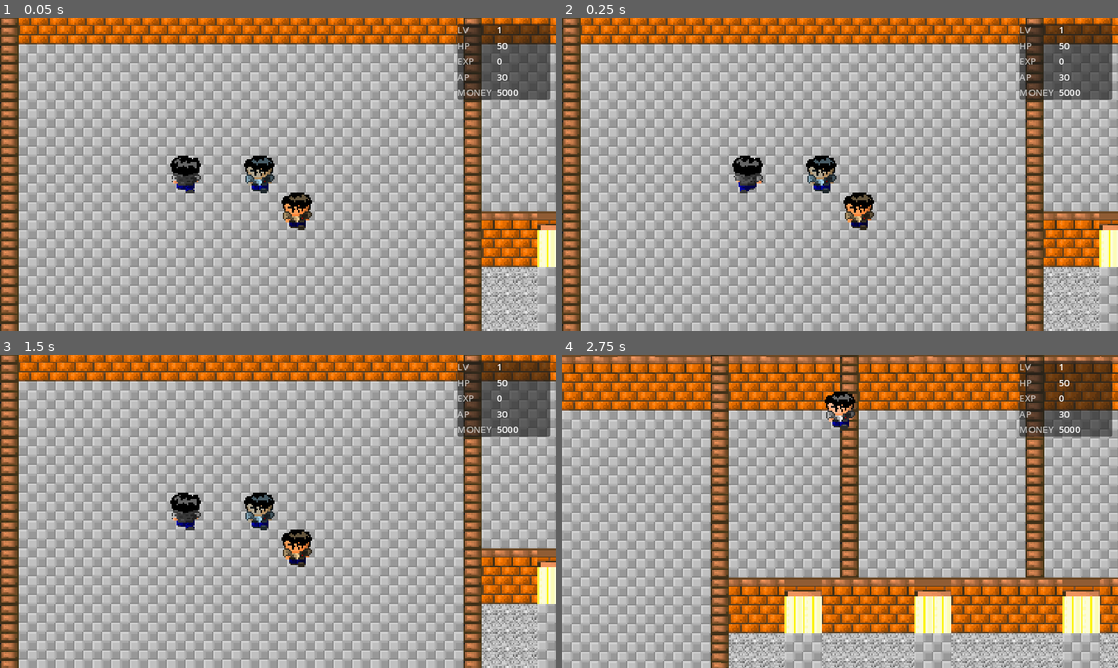
Above: before the commit, frames 1-4 (two rows, left to right).
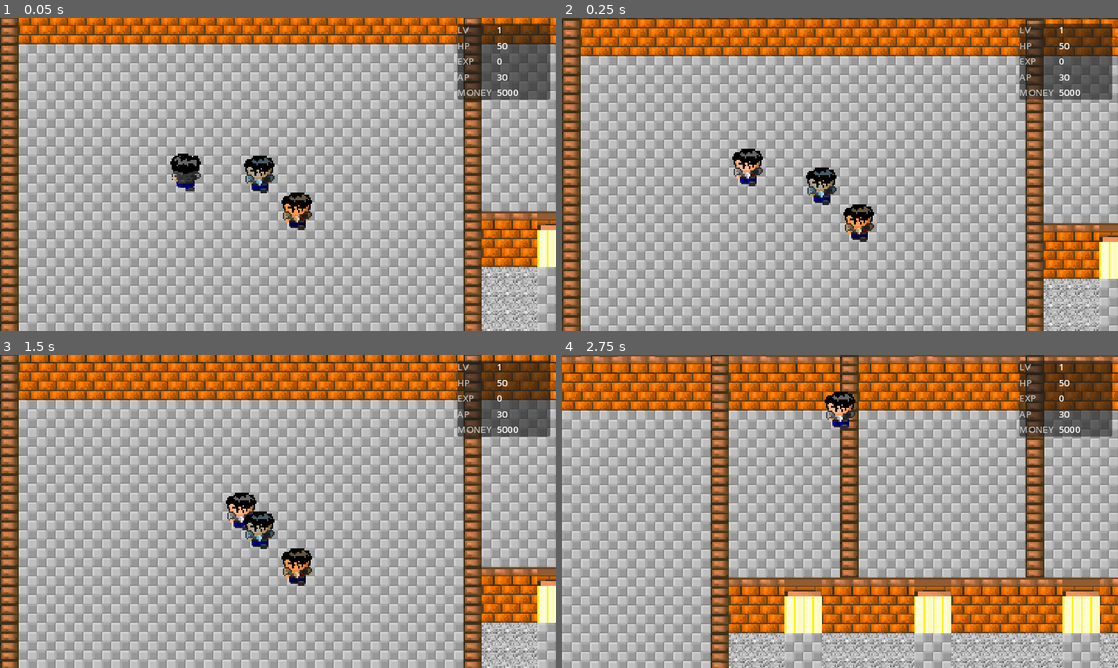
Above: after the commit, the same moments.

Repository: omempty/busidol
Game: Godot game, scene res://tests/smoke_field.tscn
The game is run twice, just before and just after one commit, with the same random seed, the same clock (stepped at 60 frames per second) and the same inputs. This scene is started directly instead of the project's main scene.
Inputs (mouse positions are in pixels of both pictures, inside the frame that each line leads up to):
- Up to frame 1 (0.05 s): no input
- Up to frame 2 (0.25 s): no input
- Up to frame 3 (1.5 s): tap Enter (menu) at 0.5 s; move the mouse to (400, 495) at 0.52 s; hold Right (move_right) 0.53-1.25 s; hold Space (interact) 0.53-1.25 s; click (400, 495) at 0.67 s; drag from (166, 527) to (250, 574) at 1.27 s
- Up to frame 4 (2.75 s): move the mouse to (895, 442) at 2.02 s; hold Right (move_right) from 2.03 s (still down); hold Space (interact) from 2.03 s (still down)

The runs differ from the first frame. In frame 1, 0.2% of the frame differs, in the area x 30-37%, y 43-56%; in frame 2, 70%, in the area x 0-100%, y 0-100%; in frame 3, 13%; in frame 4, nothing differs.

Commit message:
fix: 필드 이동 불가 근본 수정 + F2→F3 계단 잠금 게이트 적용
- grid_mover: 트리 밖 노드 create_tween 실패로 보행 영구 잠금되던 버그(body 기준 생성),
  enabled 미검사로 대화·컷신 중 잠금이 무효이던 버그 수정
- transition_gate: process_physics_priority 선처리로 문/계단 판정 레이스 해소,
  스팸성 디버그 print 제거
- transitions.json: 상행 계단 guard 3분할 — F2→F3만 Q_F2_POSTER 게이트
- self_check: 전환 게이트 프루브 추가(guard 중복·requires_flag 참조 검증)
- sprite_sets/npc_entity: NPC 전용 시트(<id>_original/_remake) 우선 조회+플레이스홀더 폴백
- smoke_field/transitions: 정상화된 보행·잠금 동작 기준으로 검증 교정

검증실행.bat 10단계 ALL GATES PASSED

Diff:
--- a/remakes/sidol_godot/data/maps/transitions.json
+++ b/remakes/sidol_godot/data/maps/transitions.json
@@ -3,12 +3,33 @@
   "_comment": "층 전환 정의 — 원작 walk_floor()/floor_move() 좌표 데이터화(GOODITEM.C L1374). dir=트리거 입력 방향, guard=층 범위 클램프. requires_flag는 Phase 7 마스터 게이트(Q_F2_POSTER 등)에서 채움. [8/25] center 계단 guard에서 F0 제외 — 원본 F0.MAP 대조 결과 지하는 동측(east) 계단만 연결(center 앵커/착지가 F0에서 벽). east는 F0↔F1 포함 전 층 유효.",
   "transitions": [
     {
-      "id": "stairs_center_up",
+      "id": "stairs_center_up_f1",
       "anchor": [100, 63],
       "trigger_dir": "down",
       "floor_delta": 1,
       "spawn_offset": [3, -2],
       "guard_min_floor": 1,
+      "guard_max_floor": 1,
+      "requires_flag": null
+    },
+    {
+      "id": "stairs_center_up_f2",
+      "_comment": "F2→F3 마스터 게이트 — 포스터 퀘스트(Q_F2_POSTER) 완료 시 개방",
+      "anchor": [100, 63],
+      "trigger_dir": "down",
+      "floor_delta": 1,
+      "spawn_offset": [3, -2],
+      "guard_min_floor": 2,
+      "guard_max_floor": 2,
+      "requires_flag": "Q_F2_POSTER"
+    },
+    {
+      "id": "stairs_center_up_f3",
+      "anchor": [100, 63],
+      "trigger_dir": "down",
+      "floor_delta": 1,
+      "spawn_offset": [3, -2],
+      "guard_min_floor": 3,
       "guard_max_floor": 4,
       "requires_flag": null
     },
@@ -23,12 +44,33 @@
       "requires_flag": null
     },
     {
-      "id": "stairs_east_up",
+      "id": "stairs_east_up_f01",
       "anchor": [169, 60],
       "trigger_dir": "down",
       "floor_delta": 1,
       "spawn_offset": [8, -2],
       "guard_min_floor": 0,
+      "guard_max_floor": 1,
+      "requires_flag": null
+    },
+    {
+      "id": "stairs_east_up_f2",
+      "_comment": "F2→F3 마스터 게이트 — center와 동일 조건",
+      "anchor": [169, 60],
+      "trigger_dir": "down",
+      "floor_delta": 1,
+      "spawn_offset": [8, -2],
+      "guard_min_floor": 2,
+      "guard_max_floor": 2,
+      "requires_flag": "Q_F2_POSTER"
+    },
+    {
+      "id": "stairs_east_up_f34",
+      "anchor": [169, 60],
+      "trigger_dir": "down",
+      "floor_delta": 1,
+      "spawn_offset": [8, -2],
+      "guard_min_floor": 3,
       "guard_max_floor": 4,
       "requires_flag": null
     },
--- a/remakes/sidol_godot/src/core/grid_mover.gd
+++ b/remakes/sidol_godot/src/core/grid_mover.gd
@@ -34,13 +34,17 @@
 	if moving:
 		buffered_dir = dir
 		return false
+	if not enabled:
+		return false
 	if not _edge_passable(grid_pos, dir):
 		step_blocked.emit(dir)
 		return false
 	moving = true
 	grid_pos += dir
 	step_started.emit(dir)
-	var tween := create_tween()
+	# self는 씬 트리 밖 멤버 노드라 create_tween()이 실패한다 —
+	# 트리에 있는 body 기준으로 생성(보간·_on_arrived 체인의 생명선).
+	var tween := body.create_tween()
 	tween.tween_property(body, "position", block_center(grid_pos), STEP_TIME)
 	tween.finished.connect(_on_arrived)
 	return true
--- a/remakes/sidol_godot/src/core/self_check.gd
+++ b/remakes/sidol_godot/src/core/self_check.gd
@@ -12,6 +12,8 @@
 ##  6) 트리거 done_flag 스킵 규약    — 8/25 실제 버그(F1 재방문 컷신 재생) 회귀 방지
 ##  7) 인벤토리 불변식               — add/remove/count 경계
 ##  8) 전층 착지 좌표 유효성(warn)    — transitions 오프셋과 맵 통행 정합(f0 격차 추적용)
+##  9) 전환 게이트 데이터 정합        — 동일 앵커 guard 범위 중복(이중 발화)·
+##                                     requires_flag가 퀘스트 id와 불일치 조기 발견
 
 const FLOORS := [1, 2, 3, 0, 4, 5]   # 마스터 시나리오 진행 순서
 
@@ -28,6 +30,7 @@
 		_check_save_roundtrip(),
 		_check_trigger_done_flag_skip(),
 		_check_floor_landings(),
+		_check_transition_gates(),
 		_check_quest_flags(),
 		_check_sequence_text_refs(),
 	]:
@@ -243,6 +246,57 @@
 	return lines
 
 
+## 전환 게이트 데이터 정합 —
+##  a) 동일 앵커+방향+delta 묶음 내 guard 층범위 중복 금지(이중 발화 모호성)
+##  b) requires_flag는 quests_v2.json 의 퀘스트 id여야 한다(오타 조기 발견)
+func _check_transition_gates() -> Array:
+	var lines: Array = []
+	var path := "res://data/maps/transitions.json"
+	if not FileAccess.file_exists(path):
+		return _fail("transitions.json 없음")
+	var raw: Variant = JSON.parse_string(FileAccess.get_file_as_string(path))
+	if typeof(raw) != TYPE_DICTIONARY:
+		return _fail("transitions.json 파싱 실패")
+	var transitions: Array = raw.get("transitions", [])
+
+	var quest_ids := {}
+	var qraw: Variant = JSON.parse_string(
+			FileAccess.get_file_as_string("res://data/quests_v2.json"))
+	if typeof(qraw) == TYPE_DICTIONARY:
+		for q: Dictionary in qraw.get("quests", []):
+			quest_ids[str(q.get("id", ""))] = true
+
+	var groups := {}   # "anchor|dir|delta" -> Array[Dictionary]
+	for t: Dictionary in transitions:
+		var key := "%s|%s|%d" % [str(t.get("anchor")), str(t.get("trigger_dir")),
+				int(t.get("floor_delta", 0))]
+		if not groups.has(key):
+			groups[key] = []
+		groups[key].append(t)
+
+		var req: Variant = t.get("requires_flag")
+		if req != null and not quest_ids.has(str(req)):
+			lines += _fail("전환 %s requires_flag 미정의: %s" % [str(t.get("id")), str(req)])
+
+	for key: String in groups:
+		var segs: Array = groups[key]
+		for i in range(segs.size()):
+			for j in range(i + 1, segs.size()):
+				var a: Dictionary = segs[i]
+				var b: Dictionary = segs[j]
+				var overlap := maxi(int(a.get("guard_min_floor", -99)),
+						int(b.get("guard_min_floor", -99))) \
+						<= mini(int(a.get("guard_max_floor", 99)),
+						int(b.get("guard_max_floor", 99)))
+				if overlap:
+					lines += _fail("전환 guard 범위 중복(%s): %s vs %s"
+							% [key, str(a.get("id")), str(b.get("id"))])
+
+	if lines.is_empty():
+		lines += _ok("전환 게이트 데이터 정합 (guard 중복/플래그 참조)")
+	return lines
+
+
 func _check_quest_flags() -> Array:
 	var lines: Array = []
 	var path := "res://data/quests_v2.json"
--- a/remakes/sidol_godot/src/core/sprite_sets.gd
+++ b/remakes/sidol_godot/src/core/sprite_sets.gd
@@ -12,7 +12,8 @@
 
 
 ## 캐릭터 시트 경로 조회 — {"sheet": String, "meta": String}. 부재 시 빈 문자열.
-static func character_sheet(asset_id: StringName) -> Dictionary:
+## quiet=true면 부재를 오류로 기록하지 않는다(선행 조회 용도).
+static func character_sheet(asset_id: StringName, quiet := false) -> Dictionary:
 	var order: Array[String] = [LEGACY_TAG, REMAKE_TAG]
 	if SettingsManager.art_mode == SettingsManager.ArtMode.REMAKE:
 		order = [REMAKE_TAG, LEGACY_TAG]
@@ -23,8 +24,9 @@
 				"sheet": sheet,
 				"meta": "%s%s_%s.json" % [SPRITE_DIR, asset_id, tag],
 			}
-	push_error("SpriteSets: '%s' 시트 없음 — %s/%s 태그 모두 부재" % [
-			asset_id, order[0], order[1]])
+	if not quiet:
+		push_error("SpriteSets: '%s' 시트 없음 — %s/%s 태그 모두 부재" % [
+				asset_id, order[0], order[1]])
 	return {"sheet": "", "meta": ""}
 
 
--- a/remakes/sidol_godot/src/entities/npc_entity.gd
+++ b/remakes/sidol_godot/src/entities/npc_entity.gd
@@ -23,7 +23,10 @@
 
 
 func _ready() -> void:
-	_paths = SpriteSets.character_sheet(&"player")
+	# 전용 시트(<npc_id>_original/_remake) 우선 — 부재 시 플레이어 시트 플레이스홀더.
+	_paths = SpriteSets.character_sheet(npc_id, true)
+	if str(_paths["sheet"]).is_empty():
+		_paths = SpriteSets.character_sheet(&"player")
 	var raw: Variant = JSON.parse_string(
 			FileAccess.get_file_as_string(str(_paths["meta"])))
 	if typeof(raw) == TYPE_DICTIONARY:
--- a/remakes/sidol_godot/src/map/transition_gate.gd
+++ b/remakes/sidol_godot/src/map/transition_gate.gd
@@ -13,6 +13,12 @@
 
 var _transitions: Array = []
 var _overlay: ColorRect
+
+
+func _ready() -> void:
+	# 플레이어 보행 판정보다 먼저 문/계단을 검사한다 — 플레이어가 한 걸음
+	# 먼저 나가면 앵커 정렬이 어긋나 문·계단 트리거를 영구 놓친다.
+	process_physics_priority = -10
 
 
 func setup(p_field: Node2D) -> void:
@@ -85,10 +91,8 @@
 		var at := Vector2i(int(t["anchor"][0]), int(t["anchor"][1]))
 		if anchor != at or str(t["trigger_dir"]) != "down":
 			continue
-		print("[gate] stair matched id=%s anchor=%s floor=%d" % [t["id"], anchor, GameState.current_floor])
 		var floor_now := GameState.current_floor
 		if floor_now < int(t["guard_min_floor"]) or floor_now > int(t["guard_max_floor"]):
-			print("[gate] guard 차단 (min=%d max=%d)" % [int(t["guard_min_floor"]), int(t["guard_max_floor"])])
 			continue
 		var req: Variant = t.get("requires_flag")
 		if req != null and not GameState.has_flag(str(req)):
--- a/remakes/sidol_godot/tests/smoke_field_test.gd
+++ b/remakes/sidol_godot/tests/smoke_field_test.gd
@@ -44,9 +44,13 @@
 	if action == &"":
 		failures.append("스폰 주변 전면 차단(테스트 불가)")
 	else:
+		# 짧게 눌렀다 뗀다 — 버퍼 체인 과보행 없이 1보행만 검증.
+		# physics_frame 대기: 프로세스 프레임만으로는 물리 틱 전에 해제될 수 있다.
 		Input.action_press(action)
+		await get_tree().physics_frame
+		await get_tree().physics_frame
+		Input.action_release(action)
 		await _settle()
-		Input.action_release(action)
 		var moved := player.mover.grid_pos == start + dir
 		print("[smoke_field] move %s -> %s (moved=%s)" % [dir, player.mover.grid_pos, moved])
 		if not moved:
--- a/remakes/sidol_godot/tests/smoke_transitions_test.gd
+++ b/remakes/sidol_godot/tests/smoke_transitions_test.gd
@@ -22,11 +22,25 @@
 	var player: PlayerEntity = field.get_player()
 	var gate: TransitionGate = field.gate
 
-	# --- 상행: 1→5 ---
+	# --- 상행: 1→5 (F2→F3는 Q_F2_POSTER 게이트) ---
 	var expected := 2
 	while expected <= 5:
 		player.teleport(UP_ANCHOR)
 		await get_tree().process_frame
+		if expected == 3 and not GameState.has_flag("Q_F2_POSTER"):
+			# 잠금 확인 — 플래그 없이는 f2에 머물러야 한다.
+			Input.action_press(&"move_down")
+			var locked := await _wait_until(func() -> bool:
+				return GameState.current_floor != 2, 0.8)
+			Input.action_release(&"move_down")
+			if locked:
+				failures.append("F2→F3 잠금 해제(플래그 없이 통과)")
+			else:
+				print("[smoke_tr] F2→F3 locked (no flag) — ok")
+			# 프리셋: 퀘스트 플래그 부여 후 재도전(게임 내 = 포스터 퀘스트 완료).
+			GameState.flags["Q_F2_POSTER"] = true
+			player.teleport(UP_ANCHOR)
+			await get_tree().process_frame
 		Input.action_press(&"move_down")
 		var changed := await _wait_until(func() -> bool:
 			return GameState.current_floor == expected and not gate.active, 3.0)
@@ -72,9 +86,15 @@
 		player.teleport(door_anchor)
 		await get_tree().process_frame
 		Input.action_press(&"move_down")
-		var arrived := await _wait_until(func() -> bool:
-			return player.mover.grid_pos == door_anchor + Vector2i(0, 3), 3.0)
+		# 슬라이드 완료 프레임에 다음 보행·연쇄 문 발화가 겹칠 수 있으므로
+		# gate 발화를 감지하면 즉시 키를 떼고 완료만 기다린다.
+		var started := await _wait_until(func() -> bool: return gate.active, 3.0)
 		Input.action_release(&"move_down")
+		var arrived := false
+		if started:
+			arrived = await _wait_until(func() -> bool:
+				return not gate.active \
+						and player.mover.grid_pos == door_anchor + Vector2i(0, 3), 3.0)
 		print("[smoke_tr] door @%s -> %s (ok=%s)" % [door_anchor, player.mover.grid_pos, arrived])
 		if not arrived:
 			failures.append("문 통과 실패 @%s" % str(door_anchor))
